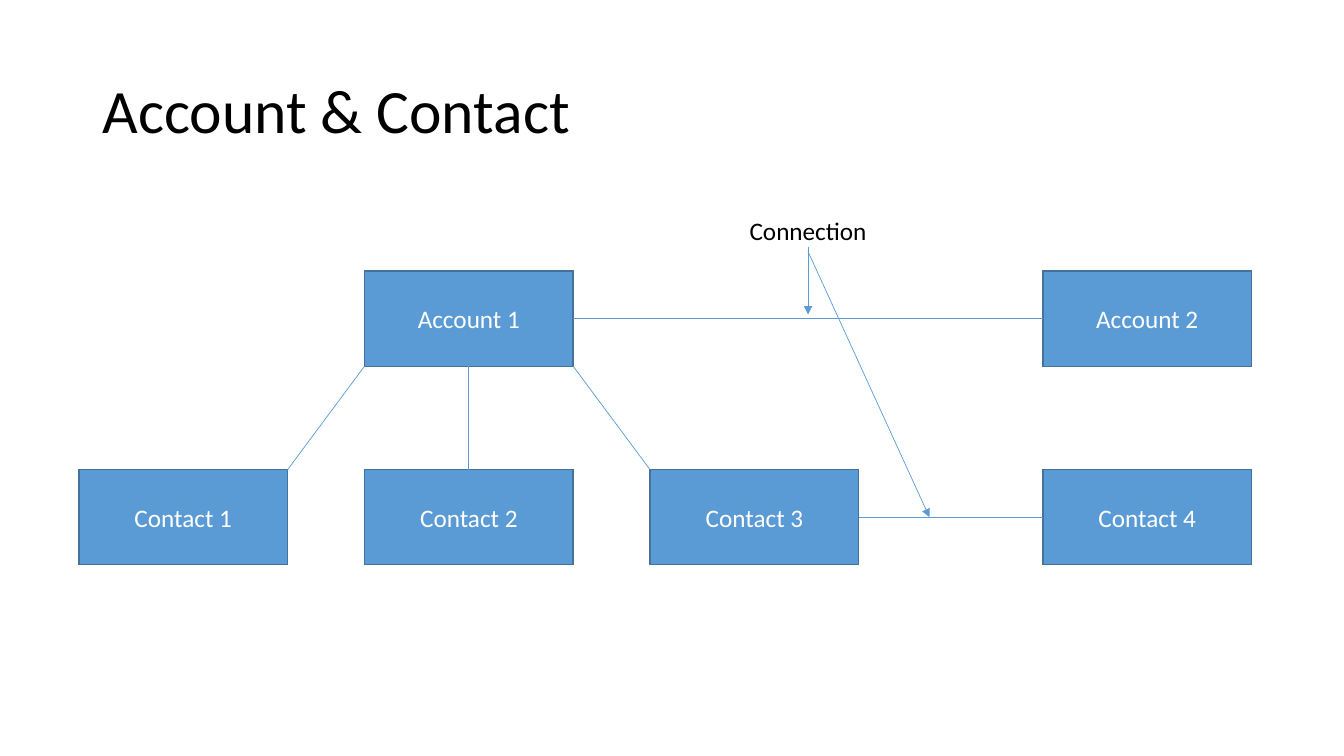
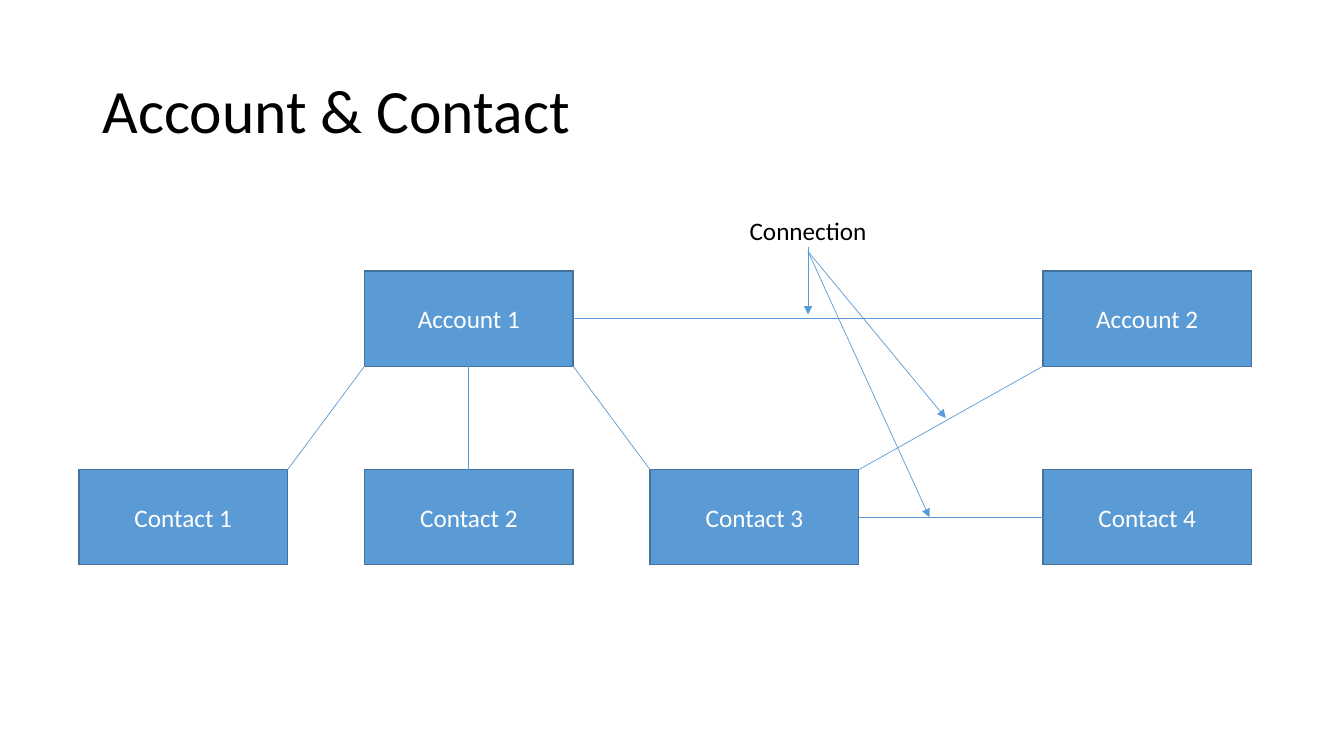
Before and after one commit to hevilhuy/Reports, a slide deck: slide 9 of Document/Report.pptx. Drawn at 1344x756 pixels with LibreOffice and Linux fonts; fonts in the diff are those of the drawing. Boxes give left, top, right and bottom in pixels: in the first picture for what was removed or moved away, otherwise in the second. Text is boxed around its words. In the diff, an @@ line names an element or a change of style, - is before the commit and + after.

```diff
--- a/Document/Report.pptx
+++ b/Document/Report.pptx
@@ arrow added from (809, 252) to (946, 418), #5B9BD5 0.5 pt @@
@@ line added from (1044, 366) to (859, 470), #5B9BD5 0.5 pt @@
```
Also in this commit, not shown: 1 other slide changed.
